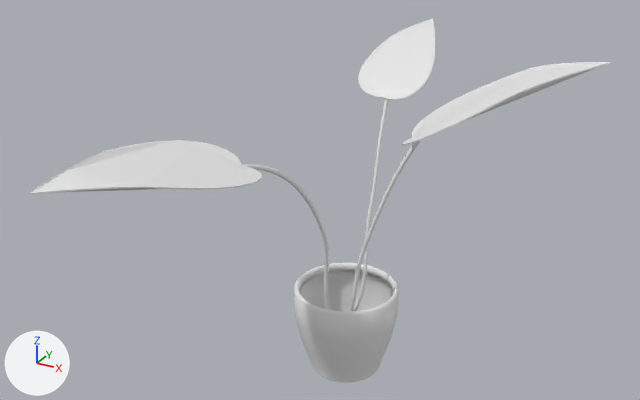
Before and after pictures for a commit that changed the Blender file props/flower.blend.
The view is the same before and after, from a 50 mm lens placed at (9.7, -19.14, 14.49), pointed at (0.06, -1.62, 5.74). Every picture has the same lights, and +X, +Y and +Z are marked at lower left.

Names of what the first picture shows: 'Leaf', 'Leaf.001', 'Leaf.002', 'Pot', 'Stem', 'Stem.001', 'Stem.002'.
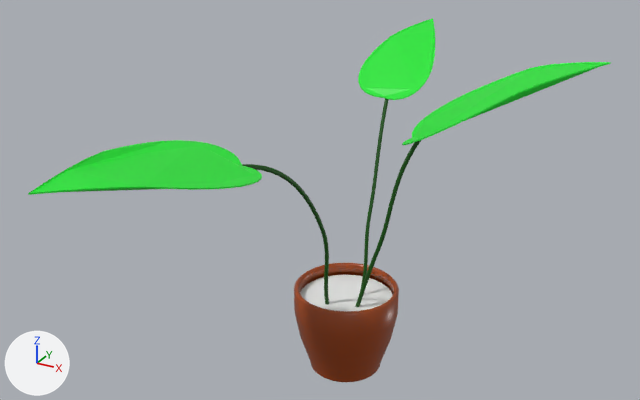
The change, as a diff of the scene's bpy script:
```diff
--- a/props/flower.blend.py
+++ b/props/flower.blend.py
@@ mat_leaf_material @@
+mat_leaf_material = principled_material('Leaf material')
+mat_leaf_material.base_color = (0.00313, 0.0915, 0.0)  # dark green #0a5500
@@ mat_leaf @@
+mat_leaf = principled_material('Leaf')
+mat_leaf.base_color = (0.0123, 0.8, 0.0332)  # green #1de733
@@ mat_pot_material @@
+mat_pot_material = principled_material('Pot material')
+mat_pot_material.base_color = (0.331, 0.0508, 0.0)  # brown #9c4000
+mat_pot_material.roughness = 0.333
+mat_pot_material.specular_ior_level = 0.623
+mat_pot_material.specular_tint = (0.994, 0.992, 0.991)  # white #fefefe
@@ mat_ground_material @@
+mat_ground_material = principled_material('Ground material')
+mat_ground_material.base_color = (0.8, 0.8, 0.8)  # white #e7e7e7
+mat_ground_material.specular_ior_level = 0.0
@@ me_circle @@
 me_circle.from_pydata(...)  # 224 vertices, 193 faces; spans x -1.44..1.44, y -1.44..1.44, z 0.0..2.52
+me_circle.materials.append(mat_pot_material)  # brown #9c4000
@@ me_circle_001 @@
 me_circle_001.from_pydata(...)  # 32 vertices, 1 face; spans x -0.95..1.05, y -0.84..2.79, z -0.33..-0.09
+me_circle_001.materials.append(mat_leaf)  # green #1de733
@@ me_circle_002 @@
 me_circle_002.from_pydata(...)  # 32 vertices, 1 face; spans x -0.95..1.05, y -0.84..2.79, z -0.33..-0.09
+me_circle_002.materials.append(mat_leaf)  # green #1de733
@@ me_circle_003 @@
 me_circle_003.from_pydata(...)  # 32 vertices, 1 face; spans x -0.95..1.05, y -0.84..2.79, z -0.33..-0.09
+me_circle_003.materials.append(mat_leaf)  # green #1de733
@@ me_circle_004 @@
+me_circle_004.from_pydata(...)  # 32 vertices, 1 face; spans x -1.0..1.0, y -1.0..1.0, z 0.0
+me_circle_004.materials.append(mat_ground_material)  # its picture is missing
@@ cu_beziercurve @@
 _sp = cu_beziercurve.splines.new('BEZIER'); _sp.bezier_points.add(2)
 _sp.order_v = 0
+cu_beziercurve.materials.append(mat_leaf_material)  # dark green #0a5500
 cu_beziercurve.use_path = True
@@ cu_beziercurve_001 @@
 _sp = cu_beziercurve_001.splines.new('BEZIER'); _sp.bezier_points.add(2)
-_sp.bezier_points.foreach_set('co', [0.148, -2.772, -3.835, 0.269, -2.147, -1.253, 0.097, -0.746, 1.338])
-_sp.bezier_points.foreach_set('handle_left', [-0.619, -3.378, -5.286, 0.259, -2.505, -2.067, 0.191, -1.495, 0.365])
-_sp.bezier_points.foreach_set('handle_right', [0.57, -2.439, -3.039, 0.28, -1.784, -0.427, -0.0916, 0.755, 3.287])
+_sp.bezier_points.foreach_set('co', [0.148, -2.772, -3.835, 0.276, -1.811, -1.288, 0.097, -0.746, 1.338])
+_sp.bezier_points.foreach_set('handle_left', [-0.619, -3.378, -5.286, 0.265, -2.169, -2.102, 0.191, -1.495, 0.365])
+_sp.bezier_points.foreach_set('handle_right', [0.57, -2.439, -3.039, 0.286, -1.448, -0.462, -0.0916, 0.755, 3.287])
 for _p, _l, _r in zip(_sp.bezier_points, ['ALIGNED', 'ALIGNED', 'ALIGNED'], ['ALIGNED', 'ALIGNED', 'ALIGNED']): _p.handle_left_type = _l; _p.handle_right_type = _r
@@ cu_beziercurve_001 @@
 _sp = cu_beziercurve_001.splines.new('BEZIER'); _sp.bezier_points.add(2)
 _sp.order_v = 0
+cu_beziercurve_001.materials.append(mat_leaf_material)  # dark green #0a5500
 cu_beziercurve_001.use_path = True
@@ cu_beziercurve_002 @@
 _sp = cu_beziercurve_002.splines.new('BEZIER'); _sp.bezier_points.add(2)
 _sp.order_v = 0
+cu_beziercurve_002.materials.append(mat_leaf_material)  # dark green #0a5500
 cu_beziercurve_002.use_path = True
@@ ob_ground @@
+ob_ground = bpy.data.objects.new('Ground', me_circle_004)
+ob_ground.location = (0.0, 0.0, 2.16)
+ob_ground.scale = (1.31, 1.31, 1.31)
```

Changed parts and their boxes (x1, y1, x2, y2) in the pictures (640 x 400 px):
'Pot', recoloured (white to brown): (294, 263, 399, 382) in both
'Leaf.002', recoloured (white to green): (28, 140, 262, 195) in both
'Leaf', recoloured (white to green): (358, 18, 435, 100) in both
'Leaf.001', recoloured (white to green): (402, 62, 611, 145) in both
'Ground', added: after (300, 275, 393, 311)
'Stem.001', reshaped (7% narrower): before (350, 140, 421, 311); after (355, 140, 421, 307)
